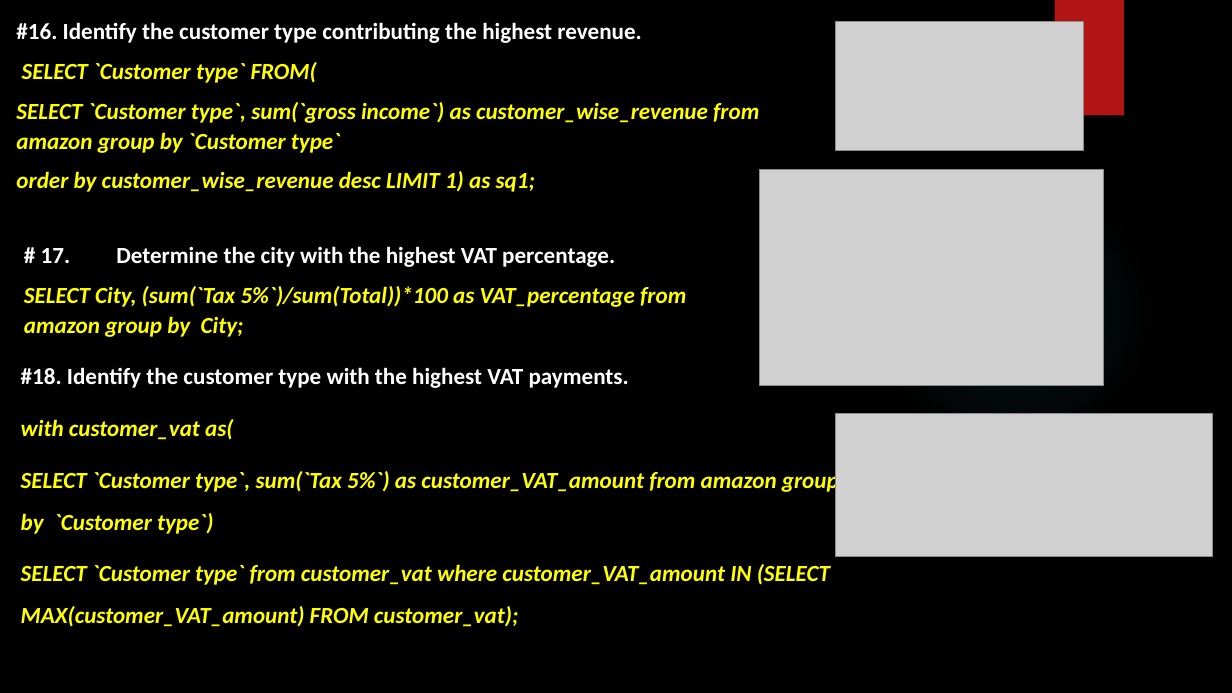
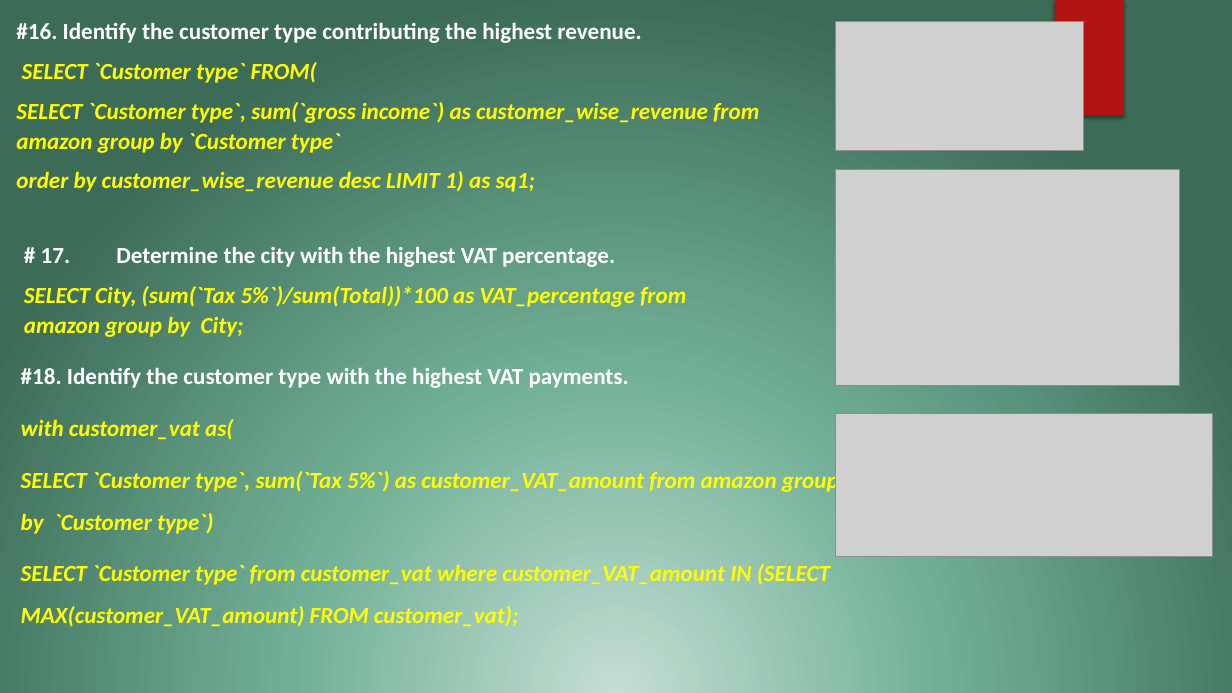
Before and after one commit to govardhansingu/Amazon-Sales-Analysis, a slide deck: slide 11 of SQL_CapStone_Project_Presentation_S8244.pptx (slide 10 before the commit). Drawn at 1232x693 pixels with LibreOffice and Linux fonts; fonts in the diff are those of the drawing; grey boxes stand for pictures; background and template pictures are left out. Boxes give left, top, right and bottom in pixels: in the first picture for what was removed or moved away, otherwise in the second. Text is boxed around its words. In the diff, an @@ line names an element or a change of style, - is before the commit and + after.

```diff
--- a/SQL_CapStone_Project_Presentation_S8244.pptx
+++ b/SQL_CapStone_Project_Presentation_S8244.pptx
@@ background picture (left out) to gradient #C3DED3 to #71B096 to #3C6B57 @@
@@ picture: place and size @@
-picture at [760,169,1104,385]
+picture at [836,169,1180,385]
```
Also in this commit, not shown: 19 other slides changed, 1 slide added.
